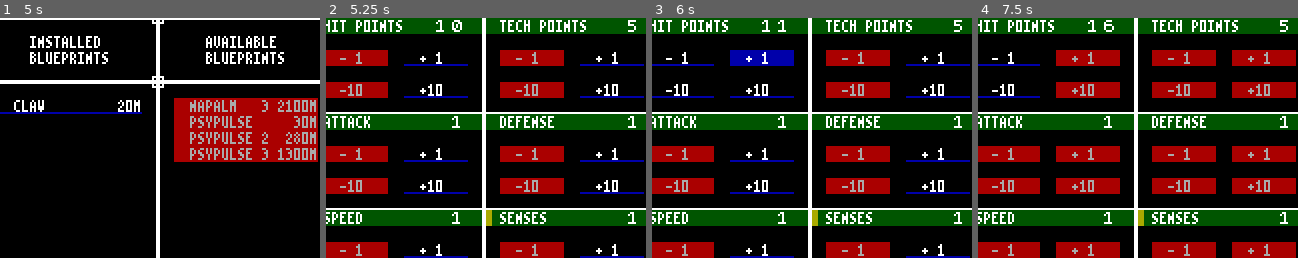
Above: before the commit, frames 1-4 (left to right).
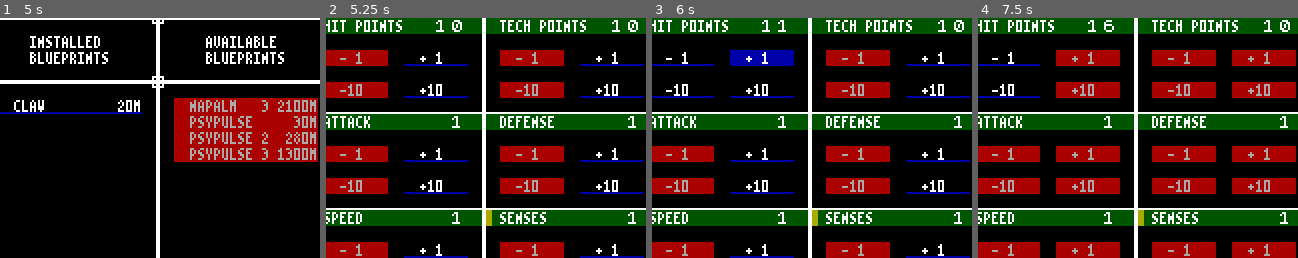
Above: after the commit, the same moments.

Repository: BeamBrain1/Morphose
Game: Godot game, scene res://Scenes/Global/root.tscn
Two runs of this game, one before a commit and one after it. Both use one fixed random seed, a clock stepped at 60 frames per second and the inputs below.
Inputs (mouse positions are % of the whole screen's width and height, from its top left):
- Up to frame 1 (5 s): click "SKIP" at 0.5 s; click "SKIP" at 1.25 s; click "PRIMUS" at 2 s; click "BLUEPRINTS" at 2.75 s; click (75, 75) at 3.5 s; click (75, 75) at 4.25 s
- Up to frame 2 (5.25 s): click "STATS" at 5 s
- Up to frame 3 (6 s): click "+ 1" at 5.75 s
- Up to frame 4 (7.5 s): click "-10" at 6.5 s; click "+10" at 7.25 s
The pictures show only the part of the screen within x 30-80%, y 0-50%; the shares and areas given below are measured in that part.

Frame 1 is identical in both runs. In frame 2, 0.1% of the frame differs, in the area x 89-98%, y 0-6%; in frame 3, 0.1%; in frame 4, 0.1%.

Commit message:
daily update

Diff:
--- a/Scenes/Battle/Combatant.gd
+++ b/Scenes/Battle/Combatant.gd
@@ -261,14 +261,16 @@
 
 func applyHealingBurning() -> void:
 	if getStatusEffectFromEnumType(STATUS_EFFECT.REGEN) != 0:
-		var heal_amount: int = maxi(floori(max_hp/12), 1)
-		heal_amount *= getStatusEffectFromEnumType(STATUS_EFFECT.REGEN)
-		if heal_amount > 0:
-			heal(heal_amount)
-		elif heal_amount < 0:
+		var healing: bool = getStatusEffectFromEnumType(STATUS_EFFECT.REGEN) > 0
+		var change_amount: int = max_hp * abs(getStatusEffectFromEnumType(STATUS_EFFECT.REGEN))
+		change_amount = maxi(floori(change_amount/12), 1)
+		if healing:
+			heal(change_amount)
+		else:
 			if hasPassiveBlueprint("HydroCoat"):
-				heal_amount -= (heal_amount * passiveBlueprintTier("HydroCoat") / 4)
-			damage(-1 * heal_amount)
+				change_amount -= (change_amount * passiveBlueprintTier("HydroCoat") / 4)
+				change_amount = maxi(change_amount, 1)
+			damage(change_amount)
 
 
 func regenTP() -> void:
--- a/Scenes/Global/Constructs/Blueprint.gd
+++ b/Scenes/Global/Constructs/Blueprint.gd
@@ -31,13 +31,12 @@
 # Determines how much TP it costs to use a given blueprint
 const TP_COST_TRACKS: Dictionary = {
 	"X": [0, 0, 0],
-	"A": [2, 12, 60],
-	"B": [3, 15, 70],
-	"C": [4, 18, 85],
-	"D": [6, 27, 130],
-	"E": [10, 48, 230],
-	"F": [12, 58, 260],
-	"G": [15, 72, 310]
+	"A": [3, 15, 70],
+	"B": [4, 18, 85],
+	"C": [6, 27, 130],
+	"D": [8, 36, 170],
+	"E": [12, 58, 260],
+	"F": [15, 72, 310]
 }
 
 func getDialogDisplayName() -> String:
--- a/Scenes/Global/Constructs/EnemyType.gd
+++ b/Scenes/Global/Constructs/EnemyType.gd
@@ -23,7 +23,7 @@
 
 	stat_value *= 6
 
-	return BASE_BIO_ENERGY_REWARD + ceili(float(stat_value + blueprint_value)) * 3 / 8
+	return BASE_BIO_ENERGY_REWARD + ceili(float(stat_value + blueprint_value)) / 4
 
 
 func mostExpensiveBlueprintValue() -> int:
--- a/Scenes/Global/Constructs/Morphose.gd
+++ b/Scenes/Global/Constructs/Morphose.gd
@@ -2,8 +2,8 @@
 
 const HP_CAP: int = 999
 const HP_MINIMUM: int = 10
-const TP_MINIMUM: int = 5
 const TP_CAP: int = 999
+const TP_MINIMUM: int = 10
 const STAT_CAP: int = 250
 const STAT_MINIMUM: int = 1
 
--- a/Scenes/Global/Tables/EncounterTable.gd
+++ b/Scenes/Global/Tables/EncounterTable.gd
@@ -30,7 +30,7 @@
 	table.append([enemy("Brute"), enemy("Brute")])
 	table.append([enemy("Pyroid"), enemy("Brute"), enemy("Pyroid")])
 	table.append([enemy("Pyroid"), enemy("Brute"), enemy("Pyroid")])
-	table.append([enemy("Pyroid"), enemy("Gang Boss"), enemy("Brute")])
+	table.append([enemy("Gang Boss")])
 	table.append([enemy("Hunter"), enemy("Darter"), enemy("Shellon")])
 	table.append([enemy("Pack Bug"), enemy("Pack Bug"), enemy("Pack Bug")])
 	table.append([enemy("Swarmer"), enemy("Swarmer"), enemy("Swarmer"), enemy("Swarmer"), enemy("Swarmer"), enemy("Swarmer")])
--- a/Scenes/Global/Tables/EnemyTable.gd
+++ b/Scenes/Global/Tables/EnemyTable.gd
@@ -48,11 +48,10 @@
 	current_enemy.name = "Boss"
 	current_enemy.hp = 80
 	current_enemy.tech_points = 70
-	current_enemy.attack = 8
+	current_enemy.attack = 6
 	current_enemy.defense = 6
 	current_enemy.senses = 5
 	current_enemy.speed = 8
-	current_enemy.installBlueprintByNameAndTier("Claw", 1)
 	current_enemy.installBlueprintByNameAndTier("Hammer", 1)
 	addEnemyToTable(current_enemy)
 
@@ -60,8 +59,8 @@
 	current_enemy = EnemyType.new()
 	current_enemy.name = "Darter"
 	current_enemy.hp = 10
-	current_enemy.tech_points = 15
-	current_enemy.attack = 10
+	current_enemy.tech_points = 35
+	current_enemy.attack = 12
 	current_enemy.defense = 3
 	current_enemy.senses = 6
 	current_enemy.speed = 18
@@ -70,9 +69,9 @@
 
 	current_enemy = EnemyType.new()
 	current_enemy.name = "Shellon"
-	current_enemy.hp = 15
-	current_enemy.tech_points = 10
-	current_enemy.attack = 6
+	current_enemy.hp = 20
+	current_enemy.tech_points = 35
+	current_enemy.attack = 8
 	current_enemy.defense = 10
 	current_enemy.senses = 4
 	current_enemy.speed = 4
@@ -83,53 +82,52 @@
 
 	current_enemy = EnemyType.new()
 	current_enemy.name = "Hunter"
-	current_enemy.hp = 20
-	current_enemy.tech_points = 15
+	current_enemy.hp = 25
+	current_enemy.tech_points = 25
+	current_enemy.attack = 12
+	current_enemy.defense = 6
+	current_enemy.senses = 10
+	current_enemy.speed = 10
+	current_enemy.installBlueprintByNameAndTier("Claw", 1)
+	current_enemy.installBlueprintByNameAndTier("Acid Spit", 1)
+	addEnemyToTable(current_enemy)
+
+	### CITY ###
+	current_enemy = EnemyType.new()
+	current_enemy.name = "Pyroid"
+	current_enemy.hp = 30
+	current_enemy.tech_points = 30
 	current_enemy.attack = 10
-	current_enemy.defense = 6
-	current_enemy.senses = 8
-	current_enemy.speed = 8
-	current_enemy.installBlueprintByNameAndTier("Claw", 1)
-	current_enemy.installBlueprintByNameAndTier("Acid Spit", 1)
-	addEnemyToTable(current_enemy)
-
-	### CITY ###
-	current_enemy = EnemyType.new()
-	current_enemy.name = "Pyroid"
-	current_enemy.hp = 25
-	current_enemy.tech_points = 15
-	current_enemy.attack = 10
-	current_enemy.defense = 6
-	current_enemy.senses = 15
-	current_enemy.speed = 10
+	current_enemy.defense = 8
+	current_enemy.senses = 12
+	current_enemy.speed = 12
 	current_enemy.installBlueprintByNameAndTier("Claw", 1)
 	current_enemy.installBlueprintByNameAndTier("Flamejet", 1)
 	addEnemyToTable(current_enemy)
 
 	current_enemy = EnemyType.new()
 	current_enemy.name = "Brute"
-	current_enemy.hp = 30
-	current_enemy.tech_points = 20
-	current_enemy.attack = 12
+	current_enemy.hp = 50
+	current_enemy.tech_points = 40
+	current_enemy.attack = 15
 	current_enemy.defense = 8
 	current_enemy.senses = 10
-	current_enemy.speed = 8
+	current_enemy.speed = 10
 	current_enemy.installBlueprintByNameAndTier("Claw", 1)
 	current_enemy.installBlueprintByNameAndTier("Hammer", 1)
-	current_enemy.installBlueprintByNameAndTier("ChemBomb", 1)
 	addEnemyToTable(current_enemy)
 
 	current_enemy = EnemyType.new()
 	current_enemy.name = "Gang Boss"
-	current_enemy.hp = 150
-	current_enemy.tech_points = 30
-	current_enemy.attack = 14
+	current_enemy.hp = 120
+	current_enemy.tech_points = 35
+	current_enemy.attack = 12
 	current_enemy.defense = 25
-	current_enemy.senses = 30
-	current_enemy.speed = 15
+	current_enemy.senses = 18
+	current_enemy.speed = 22
 	current_enemy.installBlueprintByNameAndTier("Flamejet", 1)
 	current_enemy.installBlueprintByNameAndTier("Napalm", 1)
-	current_enemy.installBlueprintByNameAndTier("Claw", 1)
+	current_enemy.installBlueprintByNameAndTier("Psypulse", 1)
 	addEnemyToTable(current_enemy)
 
 	### SKELETON FOREST ###
@@ -137,12 +135,12 @@
 
 	current_enemy = EnemyType.new()
 	current_enemy.name = "Pack Bug"
-	current_enemy.hp = 60
-	current_enemy.tech_points = 20
-	current_enemy.attack = 24
-	current_enemy.defense = 12
-	current_enemy.senses = 15
-	current_enemy.speed = 18
+	current_enemy.hp = 45
+	current_enemy.tech_points = 25
+	current_enemy.attack = 17
+	current_enemy.defense = 8
+	current_enemy.senses = 14
+	current_enemy.speed = 14
 	current_enemy.installBlueprintByNameAndTier("Claw", 1)
 	current_enemy.installBlueprintByNameAndTier("Hammer", 1)
 	current_enemy.installBlueprintByNameAndTier("Acid Spit", 1)
@@ -151,8 +149,8 @@
 	current_enemy = EnemyType.new()
 	current_enemy.name = "Swarmer"
 	current_enemy.hp = 10
-	current_enemy.tech_points = 20
-	current_enemy.attack = 30
+	current_enemy.tech_points = 30
+	current_enemy.attack = 25
 	current_enemy.defense = 3
 	current_enemy.senses = 10
 	current_enemy.speed = 20
@@ -161,10 +159,10 @@
 
 	current_enemy = EnemyType.new()
 	current_enemy.name = "Queen"
-	current_enemy.hp = 400
+	current_enemy.hp = 250
 	current_enemy.tech_points = 50
 	current_enemy.attack = 1
-	current_enemy.defense = 20
+	current_enemy.defense = 10
 	current_enemy.senses = 5
 	current_enemy.speed = 20
 	current_enemy.installBlueprintByNameAndTier("Swarm", 1)
@@ -177,8 +175,8 @@
 
 	current_enemy = EnemyType.new()
 	current_enemy.name = "Saiyon"
-	current_enemy.hp = 40
-	current_enemy.tech_points = 25
+	current_enemy.hp = 50
+	current_enemy.tech_points = 30
 	current_enemy.attack = 5
 	current_enemy.defense = 10
 	current_enemy.senses = 30
@@ -189,24 +187,24 @@
 
 	current_enemy = EnemyType.new()
 	current_enemy.name = "Marauder"
-	current_enemy.hp = 50
-	current_enemy.tech_points = 20
+	current_enemy.hp = 70
+	current_enemy.tech_points = 25
 	current_enemy.attack = 22
 	current_enemy.defense = 12
 	current_enemy.senses = 13
-	current_enemy.speed = 16
+	current_enemy.speed = 20
 	current_enemy.installBlueprintByNameAndTier("Claw", 1)
 	current_enemy.installBlueprintByNameAndTier("Chaingun", 1)
 	addEnemyToTable(current_enemy)
 
 	current_enemy = EnemyType.new()
 	current_enemy.name = "Harrier"
-	current_enemy.hp = 45
+	current_enemy.hp = 50
 	current_enemy.tech_points = 20
 	current_enemy.attack = 25
-	current_enemy.defense = 10
+	current_enemy.defense = 12
 	current_enemy.senses = 15
-	current_enemy.speed = 15
+	current_enemy.speed = 21
 	current_enemy.installBlueprintByNameAndTier("Chaingun", 1)
 	current_enemy.installBlueprintByNameAndTier("Overclock", 1)
 	addEnemyToTable(current_enemy)
--- a/Scenes/Global/root.gd
+++ b/Scenes/Global/root.gd
@@ -84,19 +84,20 @@
 func addScholar():
 	var c3: PartyMember = PartyMember.new()
 	c3.name = PartyMember.PARTY_MEMBER_3_NAME
-	c3.hp = 40
-	c3.tech_points = 25
-	c3.attack = 8
-	c3.defense = 10
-	c3.senses = 15
-	c3.speed = 10
+	c3.hp = 50
+	c3.tech_points = 40
+	c3.attack = 10
+	c3.defense = 12
+	c3.senses = 20
+	c3.speed = 12
 	c3.bio_energy = 0
 	c3.discounted_stats = [GlobalProgramData.COMBAT_STAT.HP, GlobalProgramData.COMBAT_STAT.TECH_POINTS, GlobalProgramData.COMBAT_STAT.SENSES]
 
+	c3.installBlueprint(Blueprint.getBlueprintFromGlobalList("Claw", 1), true)
 	c3.installBlueprint(Blueprint.getBlueprintFromGlobalList("Psypulse", 1), true)
-	c3.installBlueprint(Blueprint.getBlueprintFromGlobalList("Acid Spit", 1), true)
 	c3.installBlueprint(Blueprint.getBlueprintFromGlobalList("Honey", 1), true)
 	c3.installBlueprint(Blueprint.getBlueprintFromGlobalList("Firefoam", 1), true)
+	c3.installBlueprint(Blueprint.getBlueprintFromGlobalList("Hydrocoat", 1), true)
 	ActiveSaveData.addPartyMember(c3)
 
 
Not shown, changed: blueprints.dat
